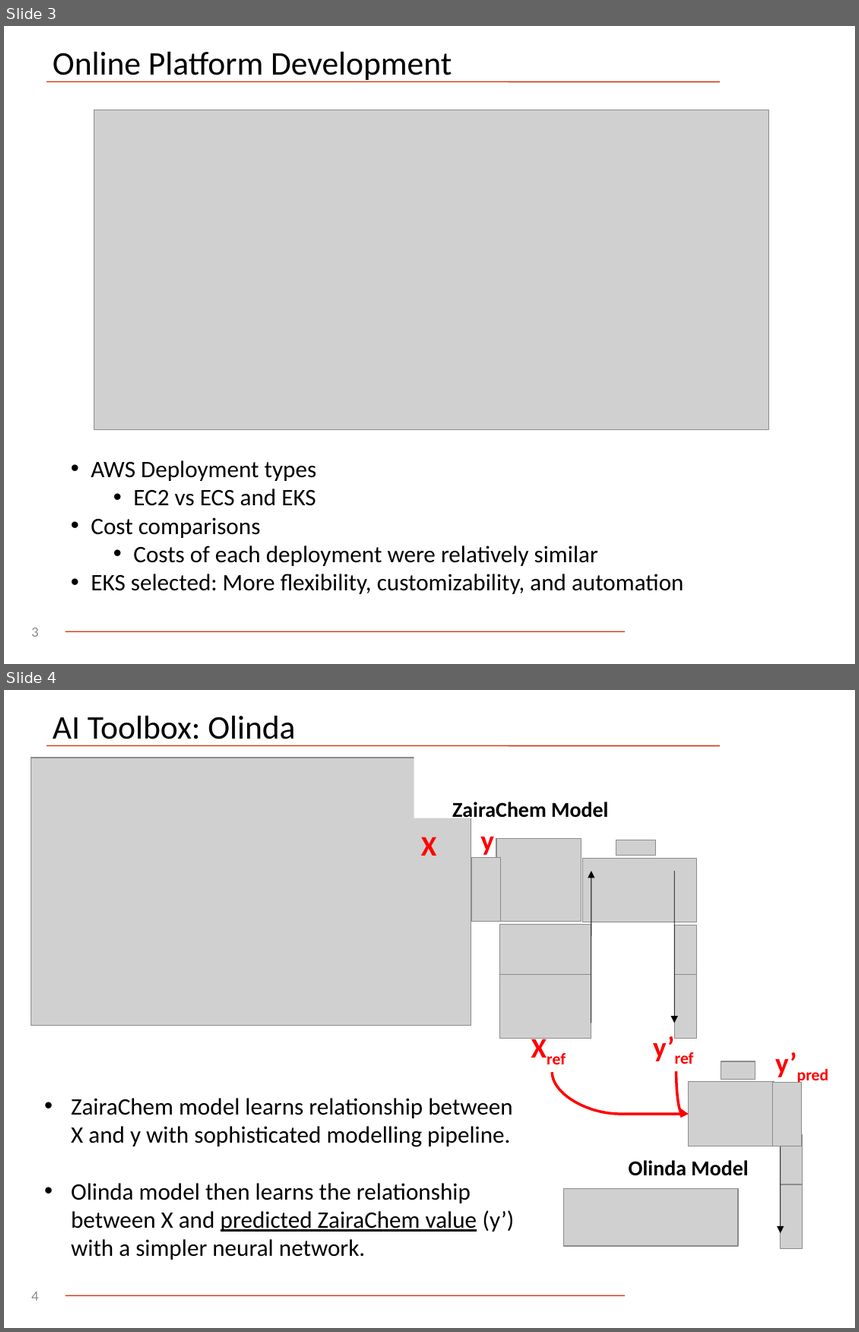
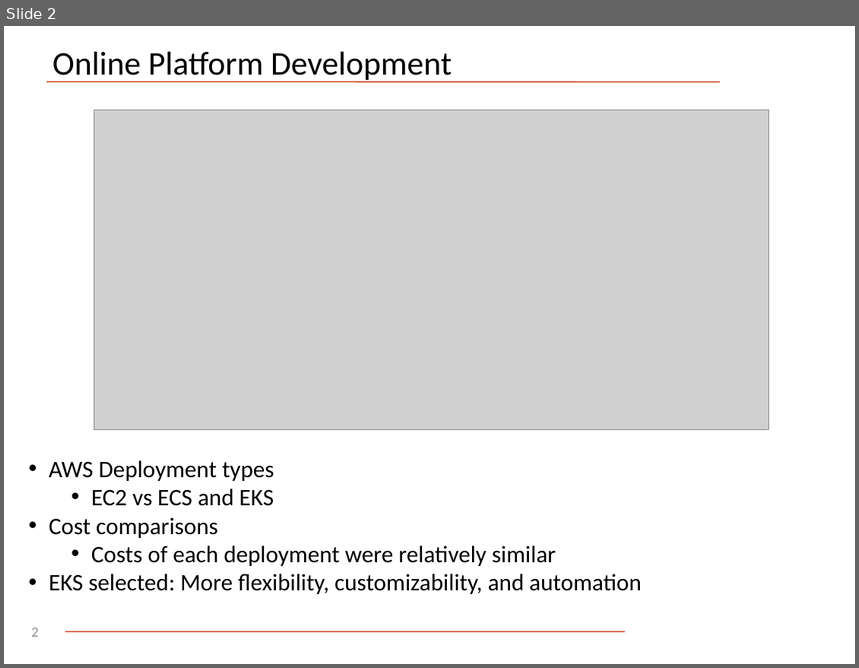
Before and after one commit to ersilia-os/aws-utils, a slide deck: ingress-controller/080125_AI2050_Full_Team_JH.pptx. Shown one above the other, each under a label of ours: slides 3 and 4 before the commit, slide 2 after it. The pictures are 859x1332 and 859x668 pixels, drawn with LibreOffice and Linux fonts; fonts in the diff are those of the drawing; grey boxes stand for pictures; background and template pictures are left out. Boxes give left, top, right and bottom in pixels: in the first picture for what was removed or moved away, otherwise in the second. Text is boxed around its words. In the diff, an @@ line names an element or a change of style, - is before the commit and + after.

```diff
--- a/ingress-controller/080125_AI2050_Full_Team_JH.pptx
+++ b/ingress-controller/080125_AI2050_Full_Team_JH.pptx
@@ slide 4 removed at (4, 690, 855, 1328), background #FFFFFF; not listed: 2 template elements that a slide beside it also shows @@
@@ title removed at (53, 715, 295, 746) @@
-AI Toolbox: Olinda
@@ group removed at (31, 754, 581, 1025): 3 pictures, 2 texts, 1 rectangle @@
-X
-y
@@ text removed at (452, 802, 608, 821) @@
-ZairaChem Model
@@ picture removed at (616, 840, 656, 855) @@
@@ picture removed at (583, 859, 697, 923) @@
@@ arrow removed from (591, 1023) to (591, 872) @@
@@ arrow removed from (675, 872) to (675, 1023) @@
@@ picture removed at (500, 924, 591, 988) @@
@@ picture removed at (675, 925, 697, 989) @@
@@ picture removed at (500, 974, 591, 1038) @@
@@ picture removed at (675, 974, 697, 1038) @@
@@ text removed at (522, 1025, 581, 1072) @@
-Xref
@@ text removed at (653, 1037, 694, 1064) @@
-y’ref
@@ text removed at (775, 1053, 829, 1085) @@
-y’pred
@@ curved arrow removed from (552, 1072) to (688, 1114) @@
@@ curved arrow removed from (677, 1072) to (688, 1114) @@
@@ picture removed at (721, 1062, 756, 1080) @@
@@ text removed at (71, 1098, 515, 1260) @@
-• ZairaChem model learns relationship between X and y with sophisticated modelling pipeline.
-• Olinda model then learns the relationship between X and predicted ZairaChem value (y’) with a simpler neural network.
@@ picture removed at (688, 1082, 775, 1146) @@
@@ picture removed at (772, 1082, 800, 1146) @@
@@ arrow removed from (780, 1091) to (780, 1233) @@
@@ picture removed at (780, 1135, 803, 1199) @@
@@ text removed at (629, 1160, 748, 1176) @@
-Olinda Model
@@ picture removed at (563, 1189, 737, 1246) @@
@@ picture removed at (780, 1185, 803, 1249) @@
@@ page number removed at (31, 1292, 38, 1301) @@
-4
@@ what was slide 3 is now slide 2 @@
@@ slide 2 changed as well @@
@@ text "AWS Deployment types": place and size @@
-text "AWS Deployment types" at (91, 461, 684, 594)
+text "AWS Deployment types" at (49, 461, 642, 594)
@@ page number at (31, 628, 38, 637): text changed @@
-3
+2
```
Also in this commit, not shown: 1 other slide changed, 1 slide added, 4 other slides removed.
